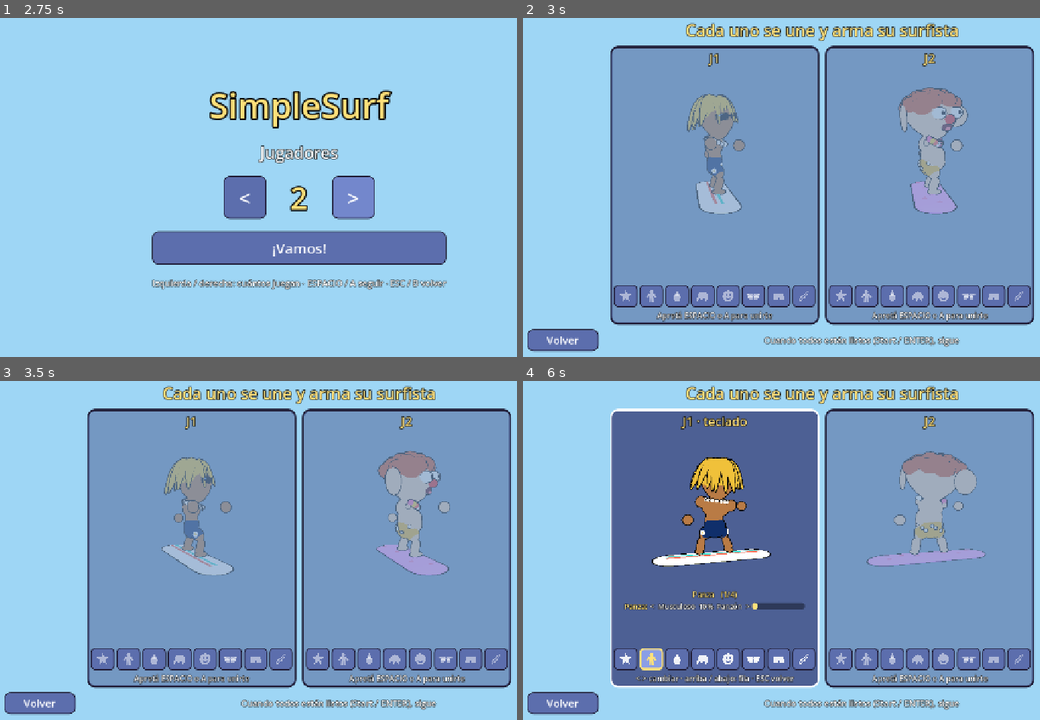
Above: before the commit, frames 1-4 (two rows, left to right).
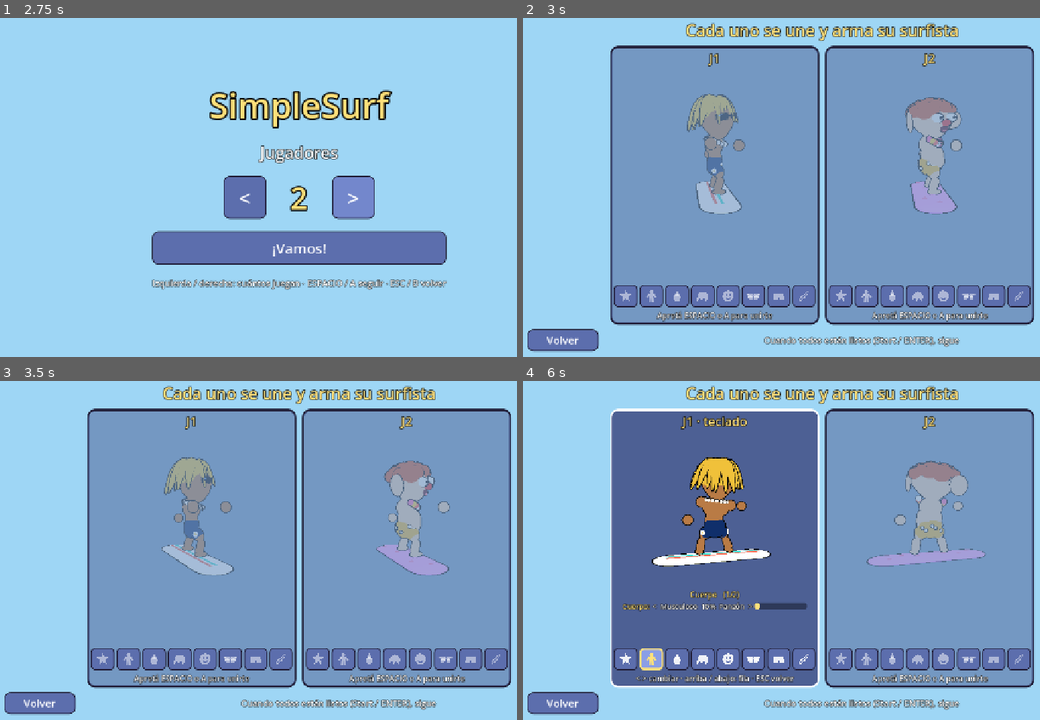
Above: after the commit, the same moments.

Repository: asimplesurfer/simplesurf
Game: Godot game, scene res://ui/menus/character_select.tscn
Two runs of this game, one before a commit and one after it. Both use one fixed random seed, a clock stepped at 60 frames per second and the inputs below. Sound files missing from this copy of the repository are replaced by a short silence.
Inputs (mouse positions are in pixels of both pictures, inside the frame that each line leads up to):
- Up to frame 1 (2.75 s): click "JUGAR" at 0.5 s; click "<" at 1.25 s; click ">" at 2 s
- Up to frame 2 (3 s): click "¡Vamos!" at 2.75 s
- Up to frame 3 (3.5 s): no input
- Up to frame 4 (6 s): tap Enter at 3.5 s; move the mouse to (957, 530) at 3.52 s; hold D (p1_right) 3.53-4.25 s; hold Space (p1_a) 3.53-4.25 s; click (957, 530) at 3.67 s; drag from (698, 564) to (791, 618) at 4.27 s; move the mouse to (884, 472) at 5.02 s; hold D (p1_right) 5.03-5.75 s; tap Shift (p1_drift) at 5.1 s; drag from (791, 618) to (641, 496) at 5.77 s

Frame 1 is identical in both runs. In frame 2, 1.0% of the frame differs, in the area x 72-87%, y 20-50%; in frame 3, 0.9%; in frame 4, 1.6%, in the area x 19-88%, y 20-69%.

Commit message:
Cuerpo: una sola barra (musculoso -> normal -> panzón), hombros solo musculoso, panza cervecera
- Una sola barra "Cuerpo" (antes panza, músculos y tamaño de cabeza). Los
  músculos salen de la barra: de musculoso a normal se van.
- Hombros solo del lado musculoso y ya grandes (nada de hombritos chicos).
- Sin tamaño de cabeza: siempre del mismo tamaño.
- De normal a panzón la panza crece la mitad que antes, solo hacia adelante
  (no sube al pecho ni baja sobre el short), poco a los costados y sin inflar
  pecho ni brazos. El short la acompaña por delante. De musculoso a normal,
  igual que antes.

Co-Authored-By: Claude Opus 5.5 <noreply@anthropic.com>
Claude-Session: https://claude.ai/code/session_0158oNfJa2g5qsqyuATh8Mjh

Diff:
--- a/characters/character_data.gd
+++ b/characters/character_data.gd
@@ -100,11 +100,11 @@
 		"shorts_pattern": 1, "board": 4, "board_design": 1},
 ]
 
-## Barras (0..1). Panza: 0 = Musculoso ... 1 = Cervecero.
+## Barra de cuerpo (0..1): 0 = musculoso ... 0.5 = normal ... 1 = panzón.
 @export_range(0.0, 1.0) var weight: float = 0.0
-## Músculos: 0 = flaquito ... 1 = musculoso (hombros grandes, pectorales).
+## Ya no se usan (los músculos salen de `weight` y la cabeza tiene un solo
+## tamaño); quedan para leer personajes guardados antes.
 @export_range(0.0, 1.0) var muscle: float = 1.0
-## Tamaño de cabeza: 0 = cabecita ... 0.5 = normal ... 1 = cabezón.
 @export_range(0.0, 1.0) var head_size: float = 0.5
 @export var skin_index: int = 2
 @export var shorts_index: int = 0
--- a/characters/surfer_kit.gd
+++ b/characters/surfer_kit.gd
@@ -332,21 +332,55 @@
 			n.free()
 
 
-## Barras: panza (0 musculoso ... 1 cervecero), músculos y tamaño de cabeza.
+## De normal a panzón la panza crece esta parte de lo que crecía antes (hacia
+## adelante y para abajo) y esta otra a los costados.
+const BELLY_GROWTH := 0.5
+const BELLY_SIDE := 0.25
+## Cuánto más adelante va el short con la panza (de normal a panzón).
+const SHORTS_FOLLOW := 1.4
+## Tamaño de la cabeza (ya no se elige).
+const HEAD_SCALE := 1.085
+## Músculos desde los que aparecen los hombros (0..1).
+const SHOULDERS_FROM := 0.45
+
+
+## Músculos (0..1) según la barra de cuerpo: 1 en musculoso, 0 desde normal.
+static func muscle_for(weight: float) -> float:
+	return clampf(1.0 - 2.0 * weight, 0.0, 1.0)
+
+
+## Una sola barra de cuerpo: 0 = musculoso ... 0.5 = normal ... 1 = panzón.
+## Los músculos salen de la misma barra (de musculoso a normal se van).
 func _apply_sliders(data: CharacterData) -> void:
-	var w := data.weight
-	var m := data.muscle
+	# Hasta normal (0.5), todo como siempre (`w`). De normal a panzón (`e`, 0..0.5)
+	# solo crece la panza, hacia adelante (cervecera): la mitad que antes, poco
+	# a los costados, y sin inflar el pecho ni los brazos.
+	var e := maxf(data.weight - 0.5, 0.0)
+	var w := minf(data.weight, 0.5)
+	var m := muscle_for(data.weight)
 	var torso := character.find_child("Torso", false, false) as Node3D
 	var waist := torso.find_child("Waist", false, false) as Node3D
 	var chest := torso.find_child("Chest", false, false) as Node3D
 	# Panza: la cintura se hace una panza redonda que sale para adelante.
-	waist.scale = Vector3(1.0 + 1.25 * w, 1.0 + 0.45 * w, 1.0 + 1.7 * w)
-	waist.position += Vector3(0.0, -0.06 * w, 0.13 * w)
+	# De normal a panzón crece solo hacia adelante (ni para arriba, que se
+	# vuelve pecho, ni para abajo, que tapa el short).
+	waist.scale = Vector3(
+		1.0 + 1.25 * w + 1.25 * BELLY_SIDE * e,
+		1.0 + 0.45 * w,
+		1.0 + 1.7 * w + 1.7 * BELLY_GROWTH * e
+	)
+	waist.position += Vector3(0.0, -0.06 * w, 0.13 * w + 0.13 * BELLY_GROWTH * e)
 	# Pecho: con músculos más ancho; con panza, más redondo.
 	chest.scale = Vector3((0.8 + 0.2 * m) * (1.0 + 0.08 * w), 0.92 + 0.08 * m, 1.0 + 0.3 * w)
-	var delt := (0.35 + 0.65 * m) * (1.0 - 0.45 * w)
+	# Hombros: solo del lado musculoso, y ya grandes (nunca hombritos chicos).
+	var shoulders := m >= SHOULDERS_FROM
+	var delt := lerpf(0.8, 1.0, inverse_lerp(SHOULDERS_FROM, 1.0, m))
 	for side in ["DeltL", "DeltR"]:
 		var d := torso.find_child(side, false, false) as Node3D
+		if not shoulders:
+			torso.remove_child(d)
+			d.free()
+			continue
 		d.scale = Vector3.ONE * delt
 		d.position.x *= 0.85 + 0.15 * m
 	var lines_visible := m > 0.55 and w < 0.4
@@ -361,7 +395,8 @@
 		pearls.scale = Vector3(chest.scale.x, 1.0, chest.scale.z)
 	# Short y piernas: más anchos con la panza.
 	var hips := character.find_child("ShortsHips", false, false) as Node3D
-	hips.scale = Vector3(1.0 + 0.35 * w, 1.0 + 0.08 * w, 1.0 + 0.45 * w)
+	# El short acompaña la panza por delante (así se sigue viendo).
+	hips.scale = Vector3(1.0 + 0.35 * w + 0.35 * BELLY_SIDE * e, 1.0 + 0.08 * w, 1.0 + 0.45 * w + SHORTS_FOLLOW * e)
 	for part in ["SleeveL", "SleeveR", "ThighL", "ThighR"]:
 		(character.find_child(part, false, false) as Node3D).scale *= Vector3(1.0 + 0.35 * w, 1.0, 1.0 + 0.35 * w)
 	for part in ["ShinL", "ShinR"]:
@@ -371,8 +406,9 @@
 		var hand := character.find_child(part, false, false) as Node3D
 		var out := Vector3(hand.position.x, 0.0, hand.position.z).normalized()
 		hand.position += out * 0.18 * w
-	# Cabeza: tamaño (barra) y forma; se sube para no hundirse en el pecho.
-	var s := lerpf(0.72, 1.45, data.head_size)
+	# Cabeza: siempre del mismo tamaño; la forma se elige. Se sube para no
+	# hundirse en el pecho.
+	var s := HEAD_SCALE
 	var shape := data.head_scale()
 	var h := character.find_child("Head", false, false) as Node3D
 	h.basis = h.basis * Basis.from_scale(shape * s)
--- a/tests/suites/test_characters.gd
+++ b/tests/suites/test_characters.gd
@@ -44,15 +44,27 @@
 			all_ok = false
 		av.free()
 	_check(all_ok, "30 personajes al azar se arman sin errores")
-	var big := CharacterData.new()
-	big.head_size = 1.0
-	var av2 := Avatar.new()
-	av2.data = big
-	root.add_child(av2)
-	var head_r := av2.head_radius()
-	var face := av2.face_position()
-	av2.free()
-	_check(head_r > 0.65, "cabezón: la cabeza es más grande (%.2f)" % head_r)
+	# Una sola barra de cuerpo: los hombros solo del lado musculoso (y
+	# grandes); la cabeza siempre del mismo tamaño.
+	var radii: Array[float] = []
+	var face := Vector3.ZERO
+	for w in [0.0, 0.5, 1.0]:
+		var body := CharacterData.new()
+		body.weight = w
+		body.head_size = 1.0 if w > 0.7 else 0.0
+		var av2 := Avatar.new()
+		av2.data = body
+		root.add_child(av2)
+		radii.append(av2.head_radius())
+		if w == 0.5:
+			face = av2.face_position()
+		av2.free()
+	_check(SurferKit.muscle_for(0.0) >= SurferKit.SHOULDERS_FROM, "musculoso: con hombros")
+	_check(
+		SurferKit.muscle_for(0.5) < SurferKit.SHOULDERS_FROM and SurferKit.muscle_for(1.0) < SurferKit.SHOULDERS_FROM,
+		"normal y panzón: sin hombros (nada de hombritos chicos)"
+	)
+	_check(is_equal_approx(radii[0], radii[2]), "la cabeza es siempre del mismo tamaño (%.2f / %.2f)" % [radii[0], radii[2]])
 	_check(face.z > 0.3 and face.y > 1.9, "la cara está adelante de la cabeza (%s)" % face)
 
 
@@ -76,7 +88,6 @@
 	# Un personaje gordo y cabezón: todo su contorno sale del mismo grosor.
 	var d := CharacterData.new()
 	d.weight = 1.0
-	d.head_size = 1.0
 	var a := Avatar.new()
 	a.data = d
 	root.add_child(a)
--- a/tests/suites/test_menu.gd
+++ b/tests/suites/test_menu.gd
@@ -135,7 +135,7 @@
 	await _key(KEY_SPACE)
 	var w := d1.weight
 	await _key(KEY_RIGHT if w < 1.0 else KEY_LEFT)
-	_check(not is_equal_approx(d1.weight, w), "la barra de panza se mueve con ◀ ▶")
+	_check(not is_equal_approx(d1.weight, w), "la barra de cuerpo se mueve con < >")
 	await _key(KEY_ESCAPE)
 	var before := d1.to_dict()
 	await _key(KEY_R)
--- a/ui/menus/character_select.gd
+++ b/ui/menus/character_select.gd
@@ -29,9 +29,7 @@
 const CATEGORIES := {
 	"Estilos": [["Estilos armados", "preset", "", ThumbRenderer.Frame.BODY]],
 	"Cuerpo": [
-		["Panza", "slider", "weight", 0],
-		["Músculos", "slider", "muscle", 0],
-		["Tamaño de cabeza", "slider", "head_size", 0],
+		["Cuerpo", "slider", "weight", 0],
 		["Forma de cabeza", "option", "head", ThumbRenderer.Frame.HEAD],
 	],
 	"Piel": [["Color de piel", "color", "skin", 0]],
@@ -70,8 +68,6 @@
 }
 const SLIDER_ENDS := {
 	"weight": ["Musculoso", "Panzón"],
-	"muscle": ["Flaquito", "Musculoso"],
-	"head_size": ["Cabecita", "Cabezón"],
 }
 
 ## Si es false, no cambia de escena al empezar (para tests); solo emite la señal.
